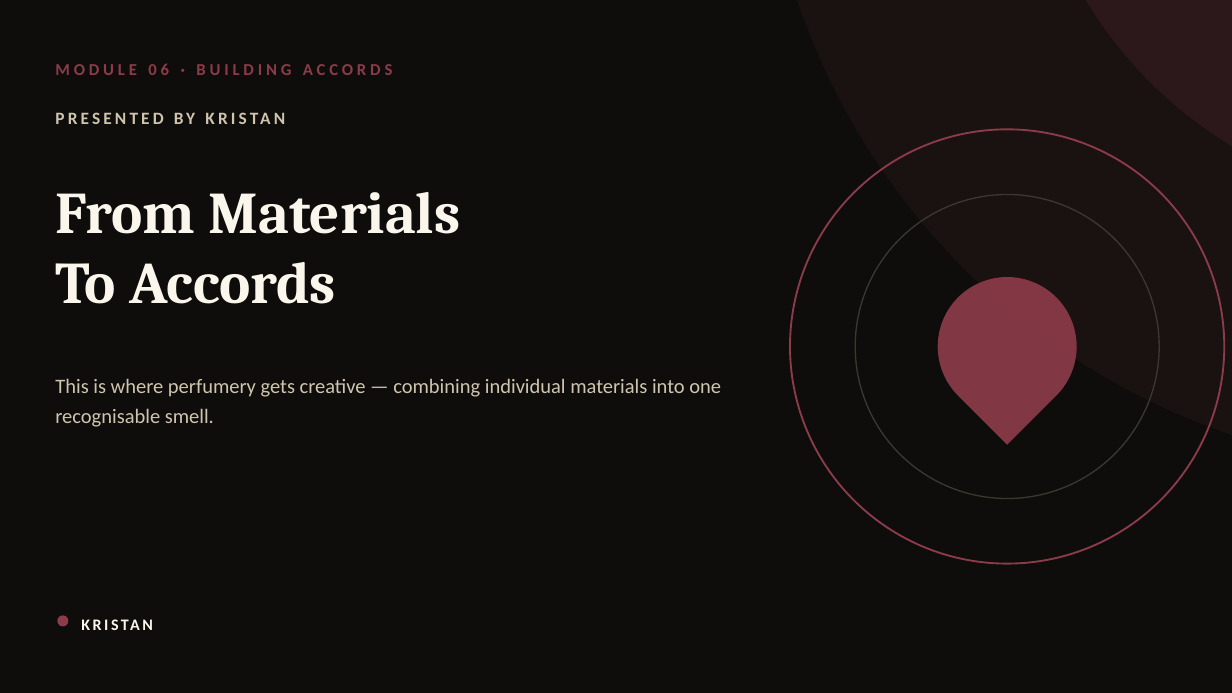
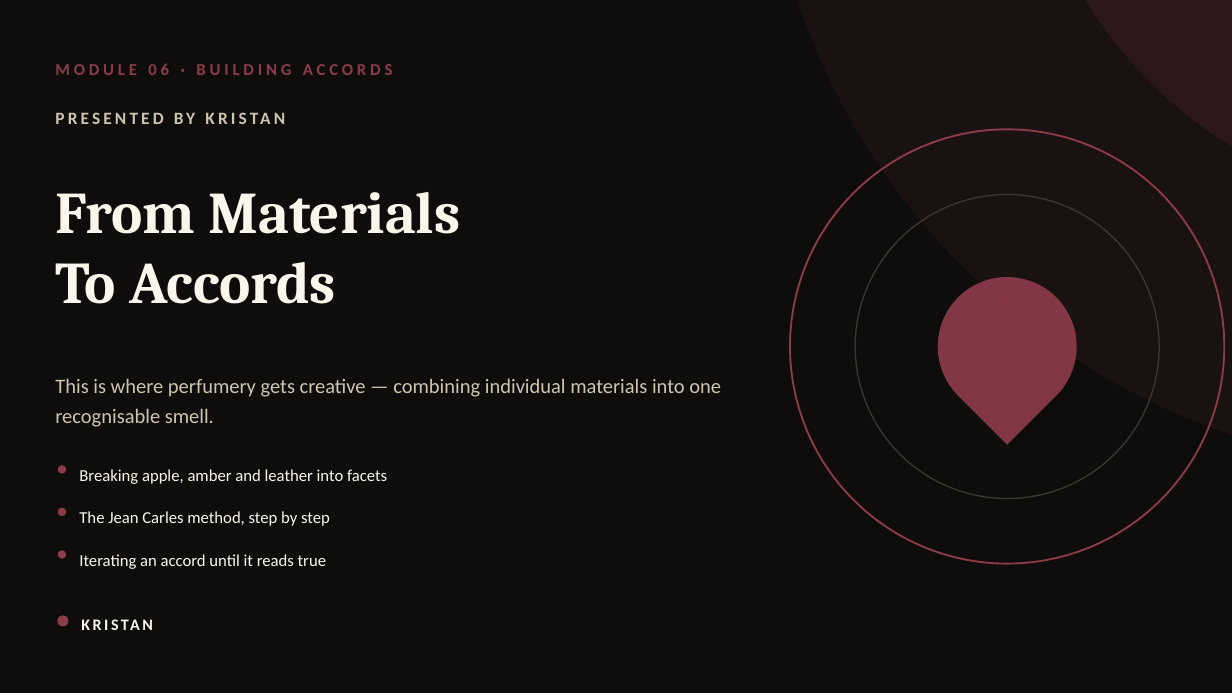
Before and after one commit to yevfumes/yev, a slide deck: slide 129 of course/YEVFUMES_Perfumery_Course.pptx (slide 80 before the commit). Drawn at 1232x693 pixels with LibreOffice and Linux fonts; fonts in the diff are those of the drawing. Boxes give left, top, right and bottom in pixels: in the first picture for what was removed or moved away, otherwise in the second. Text is boxed around its words. In the diff, an @@ line names an element or a change of style, - is before the commit and + after.

```diff
--- a/course/YEVFUMES_Perfumery_Course.pptx
+++ b/course/YEVFUMES_Perfumery_Course.pptx
@@ ellipse added at (x1=57, y1=466, x2=66, y2=474), fill #8C3B49 @@
@@ text added at (x1=79, y1=469, x2=387, y2=484), 13 pt, text #FAF6EC @@
+Breaking apple, amber and leather into facets
@@ ellipse added at (x1=57, y1=508, x2=66, y2=517), fill #8C3B49 @@
@@ text added at (x1=79, y1=511, x2=330, y2=526), 13 pt, text #FAF6EC @@
+The Jean Carles method, step by step
@@ ellipse added at (x1=57, y1=551, x2=66, y2=559), fill #8C3B49 @@
@@ text added at (x1=79, y1=554, x2=326, y2=569), 13 pt, text #FAF6EC @@
+Iterating an accord until it reads true
```
Also in this commit, not shown: 130 other slides changed, 58 slides added, 4 slides removed, 1 other file.
